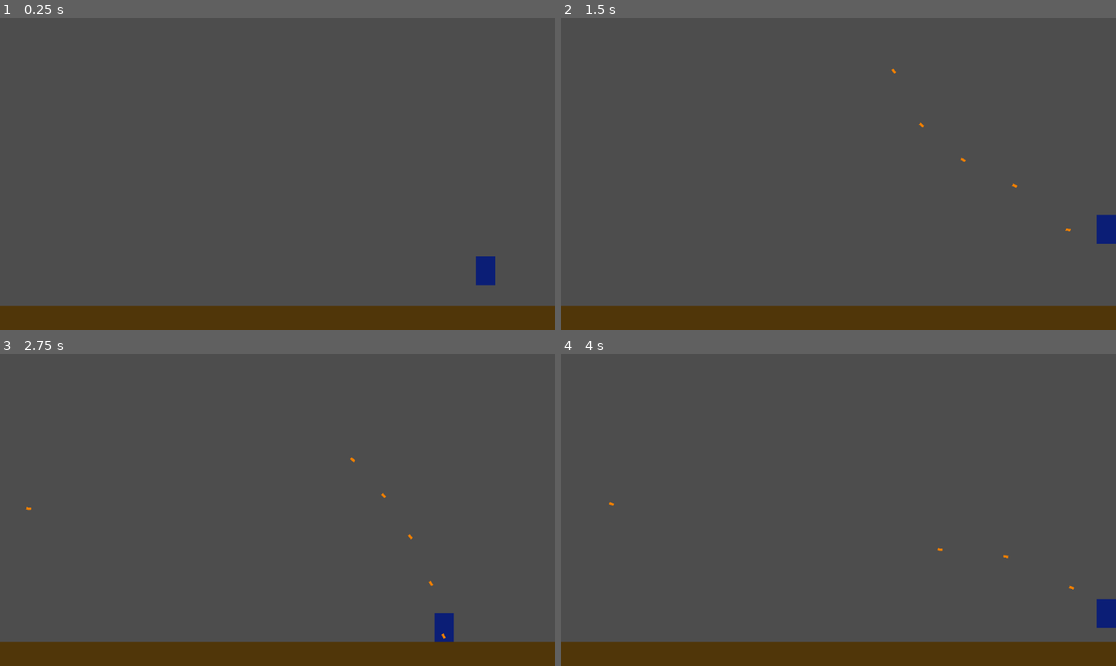
Above: before the commit, frames 1-4 (two rows, left to right).
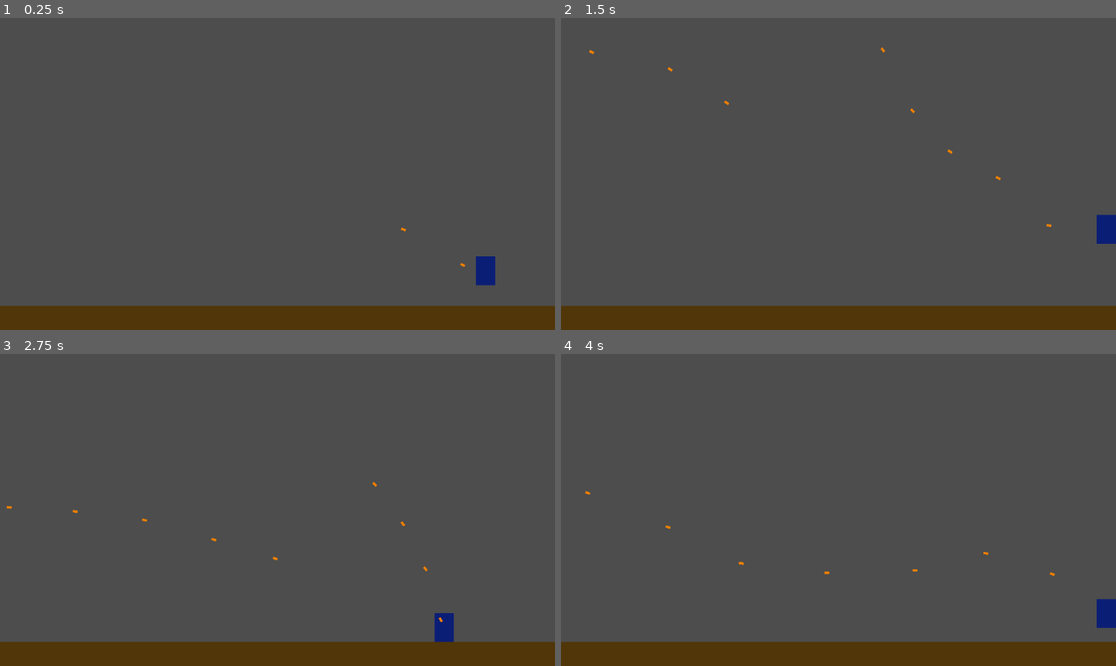
Above: after the commit, the same moments.

Repository: engfelipelacerda/moon-conquerors
Game: Godot game, scene res://scenes/Main.tscn
The game is run twice, just before and just after one commit, with the same random seed, the same clock (stepped at 60 frames per second) and the same inputs.
Inputs (mouse positions are in pixels of both pictures, inside the frame that each line leads up to):
- Up to frame 1 (0.25 s): no input
- Up to frame 2 (1.5 s): move the mouse to (960, 158) at 0.52 s; press the mouse at (960, 158) at 0.53 s; hold Right (ui_right) from 0.53 s (still down); tap Space (ui_accept) at 0.77 s; move the mouse to (727, 189) at 1.27 s; release the mouse at (727, 189) at 1.28 s; click (727, 189) at 1.35 s
- Up to frame 3 (2.75 s): tap Space (ui_accept) at 1.52 s; move the mouse to (333, 441) at 2.02 s; release Right (ui_right) at 2.03 s; press the mouse at (333, 441) at 2.03 s; hold Left (ui_left) from 2.03 s (still down)
- Up to frame 4 (4 s): move the mouse to (810, 572) at 2.77 s; release Left (ui_left) at 2.78 s; release the mouse at (810, 572) at 2.78 s; hold Right (ui_right) from 2.78 s (still down); click (810, 572) at 2.85 s; tap Space (ui_accept) at 3.02, 3.77 s; move the mouse to (1005, 556) at 3.52 s; press the mouse at (1005, 556) at 3.53 s

The runs differ from the first frame. In frame 1, less than 0.1% of the frame differs, in the area x 72-84%, y 67-80%; in frame 2, 0.1%; in frame 3, 0.1%, in the area x 1-81%, y 33-92%; in frame 4, less than 0.1%.

Commit message:
atirar automaticamente

Diff:
--- a/project.godot
+++ b/project.godot
@@ -38,11 +38,6 @@
 , Object(InputEventKey,"resource_local_to_scene":false,"resource_name":"","device":-1,"window_id":0,"alt_pressed":false …(183 unchanged characters)…
 ]
 }
-shoot={
-"deadzone": 0.2,
-"events": [Object(InputEventMouseButton,"resource_local_to_scene":false,"resource_name":"","device":-1,"window_id":0,"alt_pressed":false,"shift_pressed":false,"ctrl_pressed":false,"meta_pressed":false,"button_mask":0,"position":Vector2(0, 0),"global_position":Vector2(0, 0),"factor":1.0,"button_index":1,"canceled":false,"pressed":false,"double_click":false,"script":null)
-]
-}
 
 [physics]
 
--- a/scripts/Player.gd
+++ b/scripts/Player.gd
@@ -1,5 +1,4 @@
 extends CharacterBody2D
-
 const SPEED = 300.0
 const JUMP_VELOCITY = -600.0
 const GRAVITY = 1200.0
@@ -27,12 +26,11 @@
 
 	move_and_slide()
 
-	# Tiro automático
+	# Atira automaticamente
 	fire_timer -= delta
-	if Input.is_action_pressed("shoot"):
-		if fire_timer <= 0.0:
-			fire_timer = FIRE_RATE
-			shoot()
+	if fire_timer <= 0.0:
+		fire_timer = FIRE_RATE
+		shoot()
 
 func _input(event: InputEvent) -> void:
 	pass
